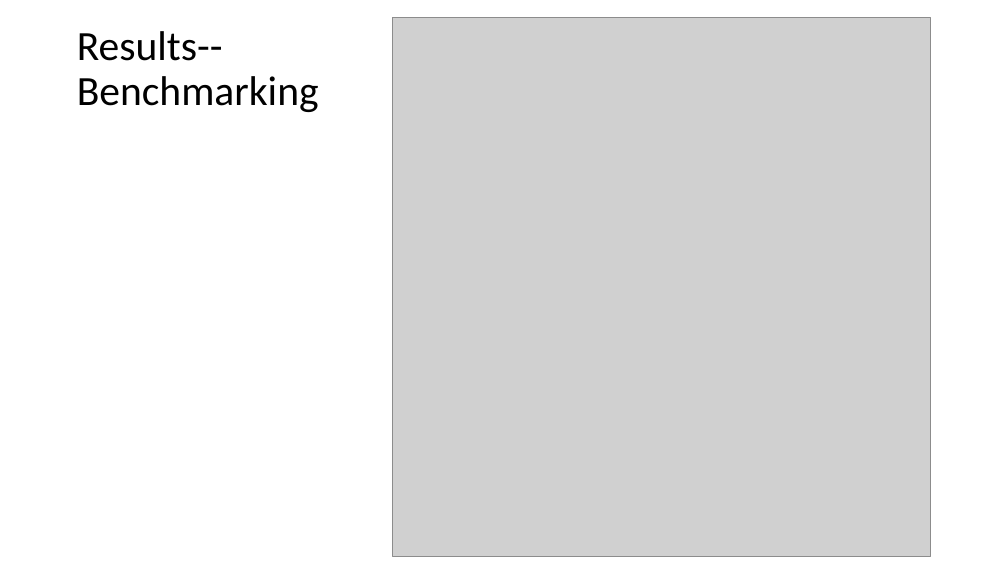
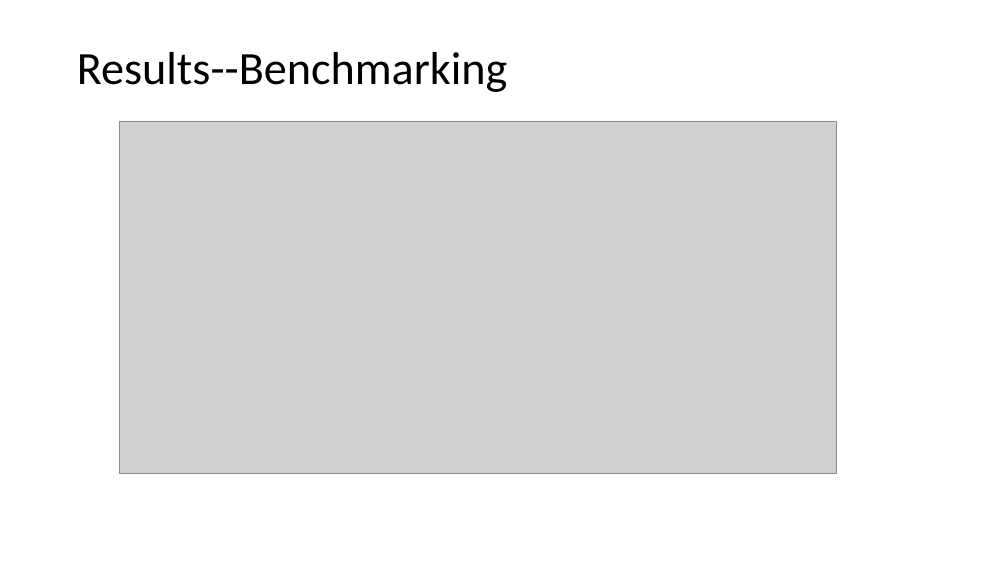
Before and after one commit to AndeyNunes/educationDEA, a slide deck: slide 11 of Project Presentation.pptx (slide 12 before the commit). Drawn at 1008x567 pixels with LibreOffice and Linux fonts; fonts in the diff are those of the drawing; grey boxes stand for pictures. Boxes give left, top, right and bottom in pixels: in the first picture for what was removed or moved away, otherwise in the second. Text is boxed around its words. In the diff, an @@ line names an element or a change of style, - is before the commit and + after.

Commit message:
update ppt slides

```diff
--- a/Project Presentation.pptx
+++ b/Project Presentation.pptx
@@ title "Results--Benchmarking" at <box>77,52,508,92</box>: size 39.6 to 44 pt @@
@@ picture removed at <box>392,17,931,556</box> @@
@@ picture added at <box>119,121,836,474</box> @@
```
Also in this commit, not shown: 2 other slides changed, 1 slide added, 8 slides removed.
